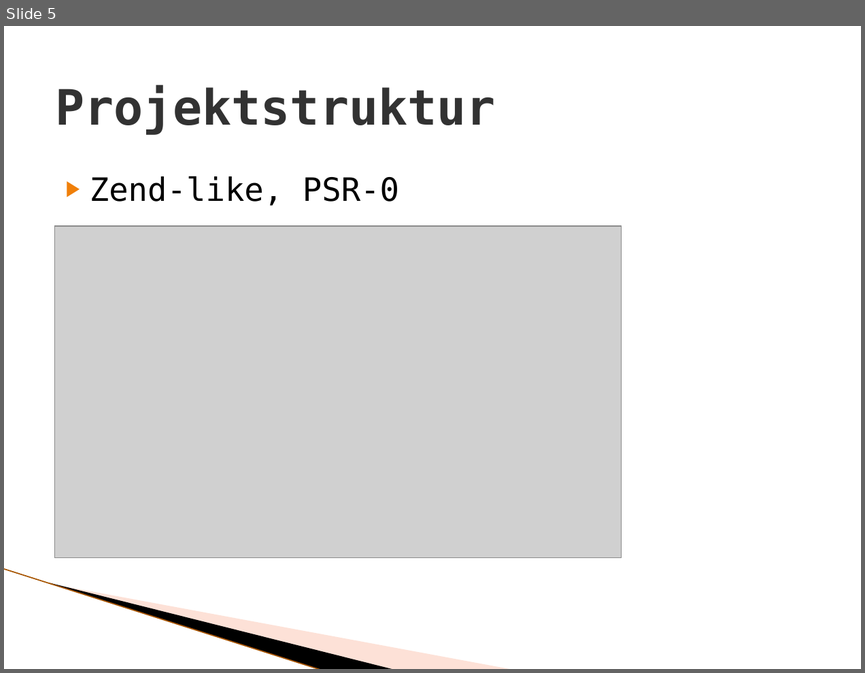
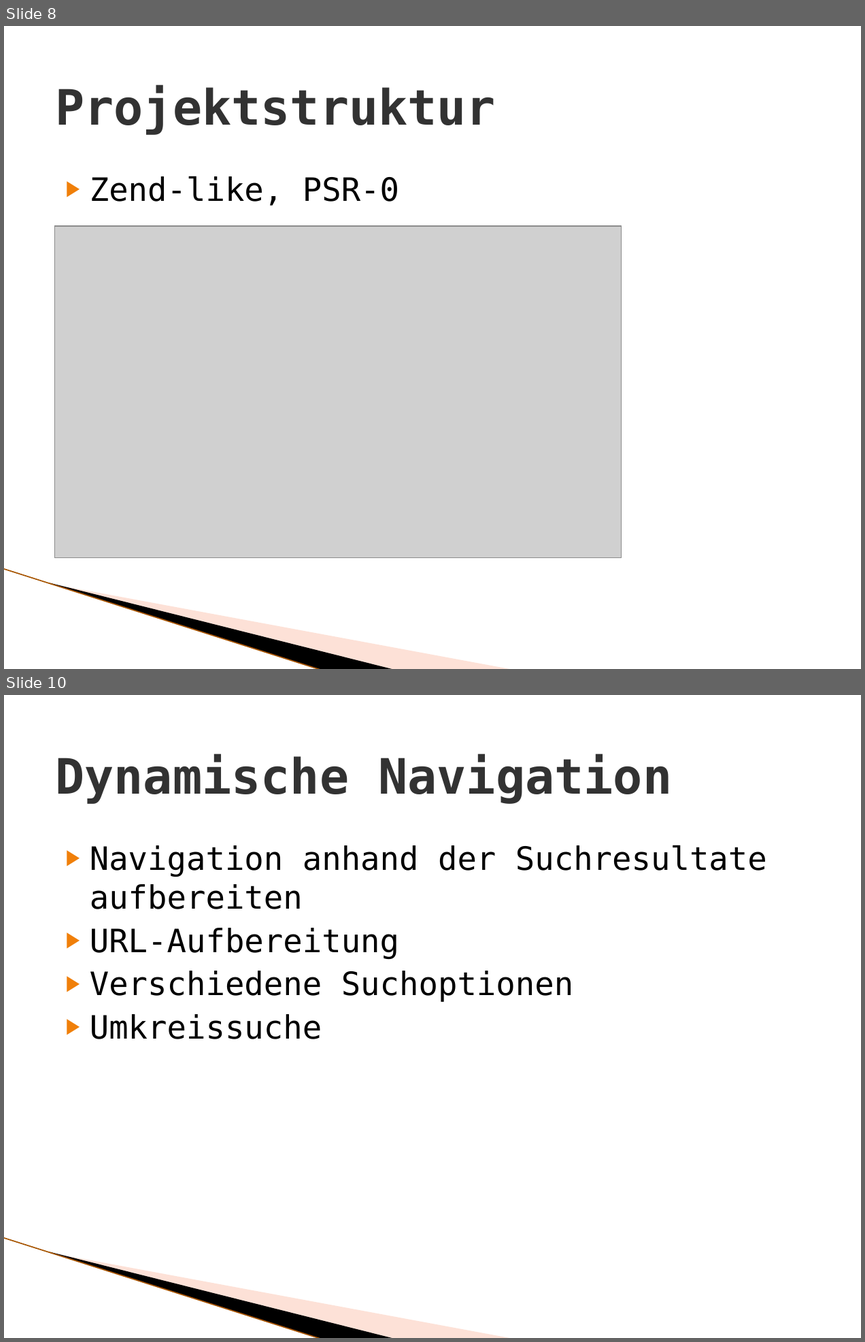
Before and after one commit to pvbergen/ch.bfh.bti7054.w2014.p.ShareShop, a slide deck: doc/sharely Präsentation.pptx. Shown one above the other, each under a label of ours: slide 5 before the commit, slides 8 and 10 after it; the slides between them are not shown. The pictures are 865x673 and 865x1342 pixels, drawn with LibreOffice and Linux fonts; fonts in the diff are those of the drawing; grey boxes stand for pictures; background and template pictures are left out. Boxes give left, top, right and bottom in pixels: in the first picture for what was removed or moved away, otherwise in the second. Text is boxed around its words. In the diff, an @@ line names an element or a change of style, - is before the commit and + after.

```diff
--- a/doc/sharely Präsentation.pptx
+++ b/doc/sharely Präsentation.pptx
@@ slide 10 added at (x1=4, y1=695, x2=861, y2=1338), background #FFFFFF; not listed: 3 template elements that a slide beside it also shows @@
@@ title added at (x1=55, y1=754, x2=672, y2=804), 41 pt, text #323232, bold @@
+Dynamische Navigation
@@ text added at (x1=90, y1=845, x2=767, y2=1039), 27 pt, text #000000 @@
+▶ Navigation anhand der Suchresultate aufbereiten
+▶ URL-Aufbereitung
+▶ Verschiedene Suchoptionen
+▶ Umkreissuche
@@ what was slide 5 is now slide 8 @@
```
Also in this commit, not shown: 3 slides changed, 3 other slides added, 3 slides removed, 6 other files.
